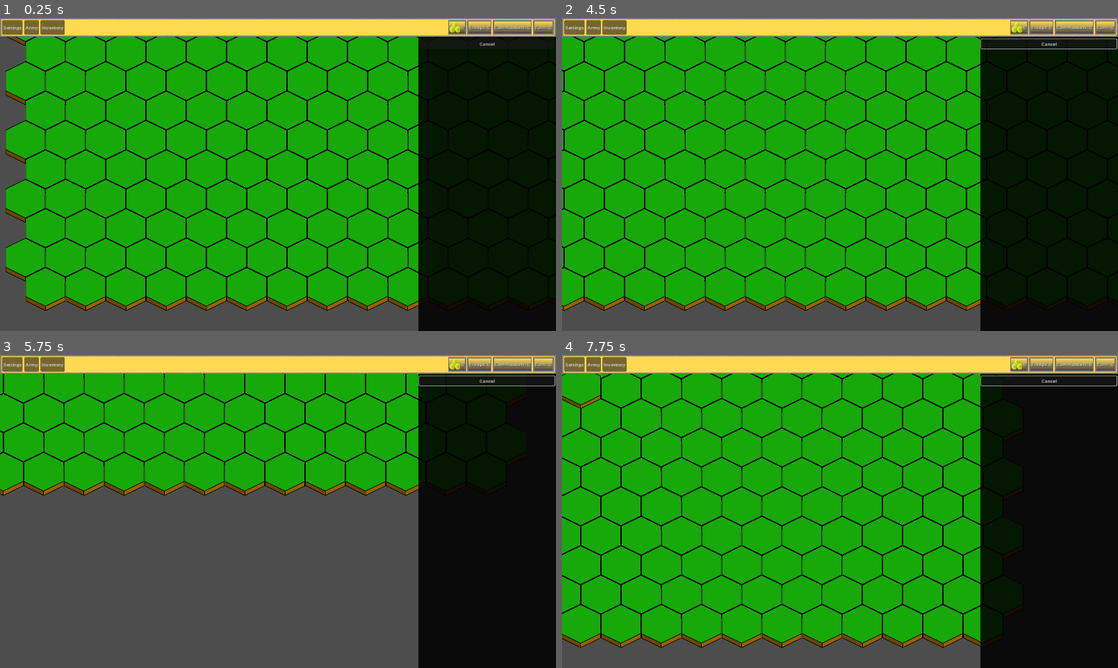
Above: before the commit, frames 1-4 (two rows, left to right).
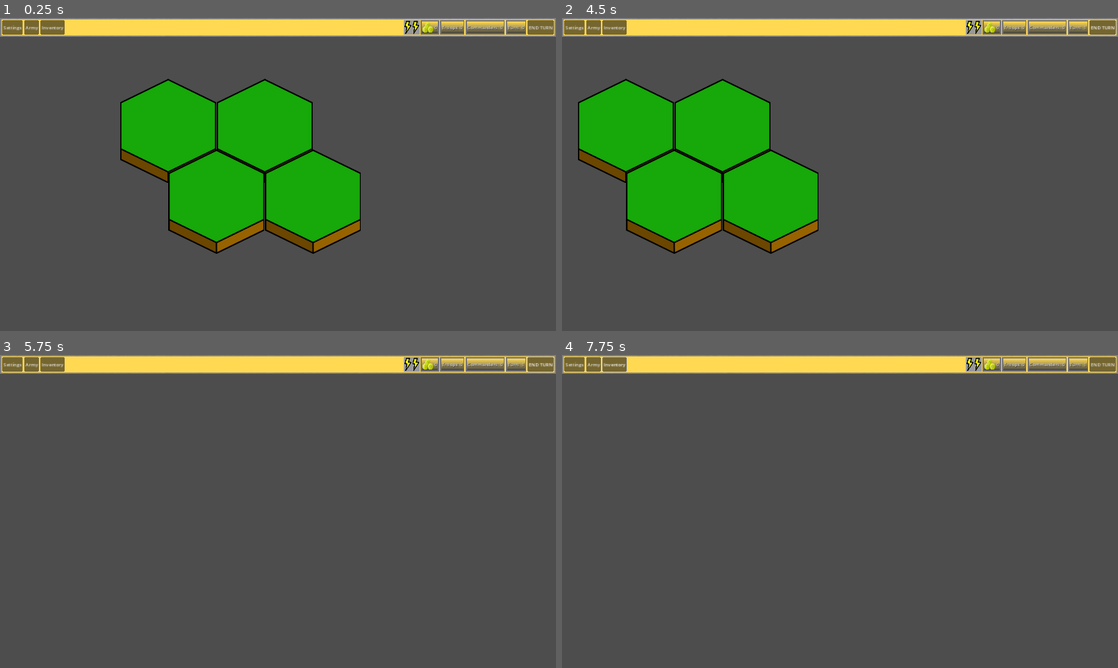
Above: after the commit, the same moments.

Repository: NabilZaman/godot_projects
Game: Godot game, scene res://scenes/game.tscn
Same seed, same stepped clock (60 frames per second), same inputs: the game is played once before the commit and once after it.
Inputs (mouse positions are in pixels of both pictures, inside the frame that each line leads up to):
- Up to frame 1 (0.25 s): no input
- Up to frame 2 (4.5 s): click (1051, 43) at 0.5 s, where only the run before the commit has a clickable "Cancel"; click (1101, 27) at 1.25 s, where only the run after the commit has a clickable "END TURN"; click "Army" at 2 s; click "Inventory" at 2.75 s; click "Settings" at 3.5 s; move the mouse to (589, 24) at 4.27 s; hold Right (ui_right) from 4.28 s (still down); click (589, 24) at 4.42 s
- Up to frame 3 (5.75 s): move the mouse to (33, 361) at 5.02 s; release Right (ui_right) at 5.03 s; hold Down (ui_down) from 5.03 s (still down); click (33, 361) at 5.17 s
- Up to frame 4 (7.75 s): move the mouse to (567, 355) at 5.77 s; release Down (ui_down) at 5.78 s; hold Right (ui_right) 5.78-6.53 s; click (567, 355) at 5.92 s; move the mouse to (595, 373) at 6.52 s; hold Up (ui_up) 6.53-7.28 s; click (595, 373) at 6.67 s; move the mouse to (562, 380) at 7.27 s; hold Left (ui_left) from 7.28 s (still down); click (562, 380) at 7.42 s

The runs differ from the first frame. In frame 1, 73% of the frame differs, in the area x 1-100%, y 0-100%; in frame 2, 75%; in frame 3, 52%; in frame 4, 88%, in the area x 0-100%, y 0-100%.

Commit message:
Adds global state management
This includes the GameManager, GameConfig, Signals, and a few other global singleton resources shared across the project which different components use to communicate.

Diff:
--- a/KingdomManagement/project.godot
+++ b/KingdomManagement/project.godot
@@ -20,6 +20,7 @@
 GameManager="*res://scripts/globals/game_manager.gd"
 Enums="*res://scripts/globals/enums.gd"
 GameConfig="*res://scripts/globals/game_config.gd"
+Signals="*res://scripts/globals/signals.gd"
 
 [display]
 
--- /dev/null
+++ b/KingdomManagement/scenes/ActionsDisplay.gd
@@ -0,0 +1,36 @@
+extends PanelContainer
+
+@export var full_texture: Texture2D
+@export var empty_texture: Texture2D
+@onready var energy_icons: HBoxContainer = $MarginContainer/EnergyIcons
+
+
+# Called when the node enters the scene tree for the first time.
+func _ready() -> void:
+	Signals.actions_changed.connect(update_actions)
+	self.update_actions(GameManager.player.actions)
+
+func add_energy() -> void:
+	print("Adding energy!")
+	var node = TextureRect.new()
+	node.texture = full_texture
+	node.expand_mode = TextureRect.EXPAND_FIT_WIDTH_PROPORTIONAL
+	energy_icons.add_child(node)
+
+func remove_energy() -> void:
+	print("Removing energy!")
+	energy_icons.remove_child(energy_icons.get_child(0))
+	var node = TextureRect.new()
+	node.texture = empty_texture
+	node.expand_mode = TextureRect.EXPAND_FIT_WIDTH_PROPORTIONAL
+	energy_icons.add_child(node)
+
+func update_actions(num_actions: int) -> void:
+	var num_icons = energy_icons.get_child_count() # detect full energy differently
+	print("updating %s to %s" % [num_icons, num_actions])
+	var num_to_add = num_actions - num_icons
+	var num_to_remove = num_icons - num_actions
+	for i in range(num_to_add):
+		self.add_energy()
+	for i in range(num_to_remove):
+		self.remove_energy()
--- /dev/null
+++ b/KingdomManagement/scenes/EndTurn.gd
@@ -0,0 +1,5 @@
+extends Button
+
+
+func _on_pressed() -> void:
+	GameManager.end_turn()
--- /dev/null
+++ b/KingdomManagement/scenes/TurnInfo.gd
@@ -0,0 +1,8 @@
+extends PanelContainer
+
+@onready var value: Label = $MarginContainer/HBoxContainer/Value
+var connector: LabelSignalConnector
+
+# Called when the node enters the scene tree for the first time.
+func _ready() -> void:
+	self.connector = LabelSignalConnector.new(Signals.turn_changed, value)
--- a/KingdomManagement/scenes/game.tscn
+++ b/KingdomManagement/scenes/game.tscn
@@ -9,8 +9,8 @@
 [node name="HexMapGrid" parent="." instance=ExtResource("1_7gt8d")]
 
 [node name="Camera2D" type="Camera2D" parent="."]
-position = Vector2(1884, 1174)
-zoom = Vector2(0.5, 0.5)
+position = Vector2(455, 263)
+zoom = Vector2(1.2, 1.2)
 script = ExtResource("2_oyeyg")
 
 [node name="GUI" parent="." instance=ExtResource("3_nw4j2")]
--- a/KingdomManagement/scenes/gui.tscn
+++ b/KingdomManagement/scenes/gui.tscn
@@ -1,7 +1,17 @@
-[gd_scene load_steps=3 format=3 uid="uid://ck4c48a6x7gcb"]
+[gd_scene load_steps=12 format=3 uid="uid://ck4c48a6x7gcb"]
 
 [ext_resource type="Texture2D" uid="uid://bl7g7cw88f4gy" path="res://sprites/Money Symbol.png" id="1_o3frl"]
+[ext_resource type="Script" path="res://scripts/nodes/GoldInfo.gd" id="1_ohsbt"]
+[ext_resource type="Script" path="res://scenes/ActionsDisplay.gd" id="1_pphtj"]
 [ext_resource type="Script" path="res://scripts/nodes/TileActionsMenu.gd" id="2_au1e4"]
+[ext_resource type="Texture2D" uid="uid://ditujoy8pbn4w" path="res://sprites/EnergyIconFull.png" id="2_g7sp5"]
+[ext_resource type="Texture2D" uid="uid://b4bh3bxedcbiq" path="res://sprites/EnergyIconEmpty.png" id="3_hj33m"]
+[ext_resource type="Script" path="res://scripts/nodes/TroopsInfo.gd" id="3_wrxr8"]
+[ext_resource type="Script" path="res://scripts/nodes/CommandersInfo.gd" id="4_uu4n3"]
+[ext_resource type="Script" path="res://scenes/TurnInfo.gd" id="5_ihmtu"]
+[ext_resource type="Script" path="res://scenes/EndTurn.gd" id="8_hi6as"]
+
+[sub_resource type="StyleBoxFlat" id="StyleBoxFlat_t122b"]
 
 [node name="GUI" type="CanvasLayer"]
 
@@ -36,9 +46,27 @@
 layout_mode = 2
 alignment = 2
 
+[node name="ActionsDisplay" type="PanelContainer" parent="TopBar/MarginContainer/InfoPanel"]
+layout_mode = 2
+theme_override_styles/panel = SubResource("StyleBoxFlat_t122b")
+script = ExtResource("1_pphtj")
+full_texture = ExtResource("2_g7sp5")
+empty_texture = ExtResource("3_hj33m")
+
+[node name="MarginContainer" type="MarginContainer" parent="TopBar/MarginContainer/InfoPanel/ActionsDisplay"]
+layout_mode = 2
+theme_override_constants/margin_left = 2
+theme_override_constants/margin_top = 2
+theme_override_constants/margin_right = 2
+theme_override_constants/margin_bottom = 2
+
+[node name="EnergyIcons" type="HBoxContainer" parent="TopBar/MarginContainer/InfoPanel/ActionsDisplay/MarginContainer"]
+layout_mode = 2
+
 [node name="GoldInfo" type="PanelContainer" parent="TopBar/MarginContainer/InfoPanel"]
 layout_mode = 2
 theme_type_variation = &"InfoBox"
+script = ExtResource("1_ohsbt")
 
 [node name="MarginContainer" type="MarginContainer" parent="TopBar/MarginContainer/InfoPanel/GoldInfo"]
 layout_mode = 2
@@ -63,6 +91,7 @@
 [node name="TroopsInfo" type="PanelContainer" parent="TopBar/MarginContainer/InfoPanel"]
 layout_mode = 2
 theme_type_variation = &"InfoBox"
+script = ExtResource("3_wrxr8")
 
 [node name="MarginContainer" type="MarginContainer" parent="TopBar/MarginContainer/InfoPanel/TroopsInfo"]
 layout_mode = 2
@@ -87,6 +116,7 @@
 [node name="CommandersInfo" type="PanelContainer" parent="TopBar/MarginContainer/InfoPanel"]
 layout_mode = 2
 theme_type_variation = &"InfoBox"
+script = ExtResource("4_uu4n3")
 
 [node name="MarginContainer" type="MarginContainer" parent="TopBar/MarginContainer/InfoPanel/CommandersInfo"]
 layout_mode = 2
@@ -111,6 +141,7 @@
 [node name="TurnInfo" type="PanelContainer" parent="TopBar/MarginContainer/InfoPanel"]
 layout_mode = 2
 theme_type_variation = &"InfoBox"
+script = ExtResource("5_ihmtu")
 
 [node name="MarginContainer" type="MarginContainer" parent="TopBar/MarginContainer/InfoPanel/TurnInfo"]
 layout_mode = 2
@@ -132,7 +163,13 @@
 theme_override_colors/font_shadow_color = Color(0, 0, 0, 1)
 text = "0"
 
+[node name="EndTurn" type="Button" parent="TopBar/MarginContainer/InfoPanel"]
+layout_mode = 2
+text = "END TURN"
+script = ExtResource("8_hi6as")
+
 [node name="TileActionsMenu" type="PanelContainer" parent="."]
+visible = false
 anchors_preset = 1
 anchor_left = 1.0
 anchor_right = 1.0
@@ -153,4 +190,7 @@
 
 [node name="Cancel" type="Button" parent="TileActionsMenu/MarginContainer/Wrapper"]
 layout_mode = 2
-text = "Cancel"
+text = "CANCEL"
+
+[connection signal="pressed" from="TopBar/MarginContainer/InfoPanel/EndTurn" to="TopBar/MarginContainer/InfoPanel/EndTurn" method="_on_pressed"]
+[connection signal="pressed" from="TileActionsMenu/MarginContainer/Wrapper/Cancel" to="TileActionsMenu" method="on_close"]
--- a/KingdomManagement/scenes/hex_tile.tscn
+++ b/KingdomManagement/scenes/hex_tile.tscn
@@ -14,5 +14,6 @@
 [node name="Sprite2D" type="Sprite2D" parent="."]
 texture = ExtResource("1_u6q52")
 
+[connection signal="input_event" from="Area2D" to="." method="on_click"]
 [connection signal="mouse_entered" from="Area2D" to="." method="_on_mouse_entered"]
 [connection signal="mouse_exited" from="Area2D" to="." method="_on_mouse_exited"]
--- a/KingdomManagement/scripts/actions/action.gd
+++ b/KingdomManagement/scripts/actions/action.gd
@@ -1,8 +1,12 @@
 class_name Action
 extends Resource
 
+func name() -> String:
+	return "NOTHING"
+
 func invoke() -> void:
-	pass
+	GameManager.consume_action()
+	Signals.close_tile_menu.emit()
 
 # Indicates whether this action is available
 func available() -> bool:
--- a/KingdomManagement/scripts/actions/attack_action.gd
+++ b/KingdomManagement/scripts/actions/attack_action.gd
@@ -1,9 +1,20 @@
 class_name AttackAction
 extends Action
 
-func invoke():
-	pass
+var territory: Territory
+
+func name() -> String:
+	return "ATTACK"
+
+func invoke() -> void:
+	super()
 
 # Indicates whether this action is available
 func available() -> bool:
-	return false
+	print("attackable?" + str(self.territory.owner != Enums.TerritoryOwner.PLAYER))
+	# TODO: This also needs to check if this terrritory is adjacent to a player tile...
+	# also it might be possible to attack yourself if any of the contained settlements are captured by another player
+	return self.territory.owner != Enums.TerritoryOwner.PLAYER
+
+func _init(territory: Territory):
+	self.territory = territory
--- a/KingdomManagement/scripts/actions/invest_action.gd
+++ b/KingdomManagement/scripts/actions/invest_action.gd
@@ -3,12 +3,22 @@
 
 var territory: Territory
 
+func name() -> String:
+	return "INVEST"
+
 func invoke():
 	print("Investing!")
+	if available():
+		self.territory.upgrade()
+		GameManager.change_gold(-cost())
+	super()
 
 # Indicates whether this action is available
 func available() -> bool:
-	return false
+	return GameManager.player.gold >= cost()
+
+func cost() -> int:
+	return GameConfig.investment_cost[self.territory.level]
 
 func _init(territory: Territory):
 	self.territory = territory
--- a/KingdomManagement/scripts/globals/game_config.gd
+++ b/KingdomManagement/scripts/globals/game_config.gd
@@ -1,4 +1,4 @@
-extends Object
+extends Node
 
 var investment_cost = {
 	Enums.TerritoryLevel.FORT: 100,
--- a/KingdomManagement/scripts/globals/game_manager.gd
+++ b/KingdomManagement/scripts/globals/game_manager.gd
@@ -1,3 +1,18 @@
 extends Node
 
-var player_name: String
+var turn_count: int = 0
+var player: Player = Player.new()
+
+func change_gold(delta: int) -> void:
+	self.player.gold += delta
+	Signals.gold_changed.emit(self.player.gold)
+
+func consume_action() -> void:
+	if self.player.actions > 0:
+		self.player.actions -= 1
+		Signals.actions_changed.emit(self.player.actions)
+
+func end_turn() -> void:
+	self.player.refresh_actions()
+	self.turn_count += 1
+	Signals.turn_changed.emit(self.turn_count)
--- /dev/null
+++ b/KingdomManagement/scripts/globals/signals.gd
@@ -0,0 +1,14 @@
+extends Node
+
+# Menu
+signal open_tile_menu(territory: Territory)
+signal close_tile_menu()
+
+# Resources
+signal gold_changed(new_value: int)
+signal troops_changed(new_value: int)
+signal commanders_changed(new_value: int)
+
+# Actions
+signal turn_changed(new_value: int)
+signal actions_changed(new_value: int)
--- /dev/null
+++ b/KingdomManagement/scripts/model/player_state.gd
@@ -0,0 +1,17 @@
+class_name Player
+extends Resource
+
+var max_actions: int = 2
+var gold: int
+var actions: int
+var name: String
+
+func refresh_actions():
+	self.actions = self.max_actions
+	Signals.actions_changed.emit(self.actions)
+
+func _init(name: String = "Nidas", gold: int = 10, max_actions: int = 2) -> void:
+	self.name = name
+	self.gold = gold
+	self.max_actions = max_actions
+	self.actions = max_actions
--- a/KingdomManagement/scripts/model/territory.gd
+++ b/KingdomManagement/scripts/model/territory.gd
@@ -2,5 +2,17 @@
 extends Resource
 
 var name: String
-var level: Enums.TerritoryLevel
 var owner: Enums.TerritoryOwner
+var level: Enums.TerritoryLevel = Enums.TerritoryLevel.FORT
+
+# TODO: This doesn't support the same kind of sequential conquerying a territory as Rance...
+# feels like we need to model this differently
+
+# Upgrades this territory by one level
+func upgrade() -> void:
+	self.level += 1 # as enums are just ints, we can just add one (probably)
+
+
+func _init(name: String, owner: Enums.TerritoryOwner):
+	self.name = name
+	self.owner = owner
--- a/KingdomManagement/scripts/nodes/Camera2D.gd
+++ b/KingdomManagement/scripts/nodes/Camera2D.gd
@@ -9,7 +9,6 @@
 func _ready():
 	pass # Replace with function body.
 
-
 # Called every frame. 'delta' is the elapsed time since the previous frame.
 func _process(delta):
 	if Input.is_action_pressed("ui_up"):
--- /dev/null
+++ b/KingdomManagement/scripts/nodes/CommandersInfo.gd
@@ -0,0 +1,8 @@
+extends PanelContainer
+
+@onready var value: Label = $MarginContainer/HBoxContainer/Value
+var connector: LabelSignalConnector
+
+# Called when the node enters the scene tree for the first time.
+func _ready() -> void:
+	self.connector = LabelSignalConnector.new(Signals.commanders_changed, value)
--- /dev/null
+++ b/KingdomManagement/scripts/nodes/GoldInfo.gd
@@ -0,0 +1,8 @@
+extends PanelContainer
+
+@onready var value: Label = $MarginContainer/HBoxContainer/Value
+var connector: LabelSignalConnector
+
+# Called when the node enters the scene tree for the first time.
+func _ready() -> void:
+	self.connector = LabelSignalConnector.new(Signals.gold_changed, value)
--- a/KingdomManagement/scripts/nodes/TileActionsMenu.gd
+++ b/KingdomManagement/scripts/nodes/TileActionsMenu.gd
@@ -1,31 +1,54 @@
 extends PanelContainer
 
+var is_open = false
 var actions: Array[Action] = []
 
-@onready var menu_options = $MarginContainer/MenuOptions
+@onready var menu_options: VBoxContainer = $MarginContainer/Wrapper/MenuOptions
 
 
-func on_close():
+func on_close() -> void:
+	print("Closing menu!")
+	if !is_open:
+		return # nothing to do
 	# clean up children
 	self.visible = false
+	self.is_open = false
 	for child in menu_options.get_children():
 		menu_options.remove_child(child)
 		child.queue_free()
+	actions.clear()
 
+func setup_actions(territory: Territory) -> void:
+	# TODO: There should be a difference between what is temporarily unavailable
+	# (eg. you can't afford it) vs. what simply doesn't make sense (attacking yourself)
+	actions.append(AttackAction.new(territory))
+	actions.append(InvestAction.new(territory))
 
-func on_open(territory: Territory):
+func on_open(territory: Territory) -> void:
+	print("Opening menu!")
+	if is_open:
+		return # nothing to do
+	self.visible = true
+	self.is_open = true
 	# Put the name of the territory at the top
 	# display an icon/crest
 	# Draw some representation of the level of the territory (small fort vs bustling city)
 	# shade the background based on if it's player owned or an enemy (or maybe based on the npc theme)
 	# ...
 	# populate menu action options
-	pass
-
+	setup_actions(territory)
+	for action in actions:
+		if action.available():
+			# setup a button with this action
+			var action_button = Button.new()
+			action_button.text = action.name()
+			action_button.pressed.connect(action.invoke)
+			menu_options.add_child(action_button)
 
 # Called when the node enters the scene tree for the first time.
 func _ready():
-	pass # Replace with function body.
+	Signals.open_tile_menu.connect(on_open)
+	Signals.close_tile_menu.connect(on_close)
 
 
 # Called every frame. 'delta' is the elapsed time since the previous frame.
--- /dev/null
+++ b/KingdomManagement/scripts/nodes/TroopsInfo.gd
@@ -0,0 +1,8 @@
+extends PanelContainer
+
+@onready var value: Label = $MarginContainer/HBoxContainer/Value
+var connector: LabelSignalConnector
+
+# Called when the node enters the scene tree for the first time.
+func _ready() -> void:
+	self.connector = LabelSignalConnector.new(Signals.troops_changed, value)
--- a/KingdomManagement/scripts/nodes/hex_map_grid.gd
+++ b/KingdomManagement/scripts/nodes/hex_map_grid.gd
@@ -5,8 +5,8 @@
 
 var yoffset = 138
 
-var rows = 10
-var cols = 17 # The column width will alternate between cols and cols-1
+var rows = 2
+var cols = 2 # The column width will alternate between cols and cols-1
 
 const HEX_TILE = preload("res://scenes/hex_tile.tscn")
 
@@ -16,7 +16,7 @@
 		var ypos = row * yinterval + yoffset
 		var col_stagger = row % 2
 		var xoffset = xinterval / 2 if col_stagger == 0 else xinterval
-		for col in range(cols - col_stagger):
+		for col in range(cols):
 			var xpos = col * xinterval + xoffset
 			var pos = Vector2(xpos, ypos)
 			var new_tile = HEX_TILE.instantiate()
--- a/KingdomManagement/scripts/nodes/hex_tile.gd
+++ b/KingdomManagement/scripts/nodes/hex_tile.gd
@@ -1,20 +1,36 @@
-
 extends Node2D
 
 const hover_elevation = Vector2(0, -20)
 @onready var sprite = $Sprite2D
 
+var hovered = false
+var territory: Territory = Territory.new("", Enums.TerritoryOwner.NPC)
+
 # Called when the node enters the scene tree for the first time.
 func _ready():
 	pass # Replace with function body.
 
+func _process(delta: float) -> void:
+	#if hovered and Input.is_mouse_button_pressed(MOUSE_BUTTON_LEFT):
+		#on_click()
+	pass
+
+func set_territory(territory: Territory):
+	self.territory = territory
+
+func on_click(viewport: Node, event: InputEvent, shape_idx: int):
+	if event is InputEventMouseButton and event.button_index == MOUSE_BUTTON_LEFT and event.is_pressed():
+		Signals.open_tile_menu.emit(territory)
+		print(self.name + ": You clicked me!")
+
 func _on_mouse_entered():
 	sprite.translate(hover_elevation)
-	#print(self.name +": I see a mouse!")
+	self.hovered = true
 
 
 func _on_mouse_exited():
 	sprite.translate(-1 * hover_elevation)
+	self.hovered = false
 
 # 138, 150 | +276
 # +138, +203
--- /dev/null
+++ b/KingdomManagement/scripts/utils/label_signal_connector.gd
@@ -0,0 +1,12 @@
+class_name LabelSignalConnector
+extends RefCounted
+
+var _signal: Signal
+var _label: Label
+
+func on_signal(new_val) -> void:
+	self._label.text = str(new_val)
+
+func _init(_signal: Signal, _label: Label) -> void:
+	self._label = _label
+	_signal.connect(on_signal)
Not shown: 1 places in KingdomManagement/scenes/hex_tile.tscn that only renumber resources
Binary file added: KingdomManagement/sprites/EnergyIcon.png
Not shown, added: KingdomManagement/sprites/EnergyIcon.png.import
Binary file added: KingdomManagement/sprites/EnergyIconEmpty.png
Not shown, added: KingdomManagement/sprites/EnergyIconEmpty.png.import
Binary file added: KingdomManagement/sprites/EnergyIconFull.png
Not shown, added: KingdomManagement/sprites/EnergyIconFull.png.import
